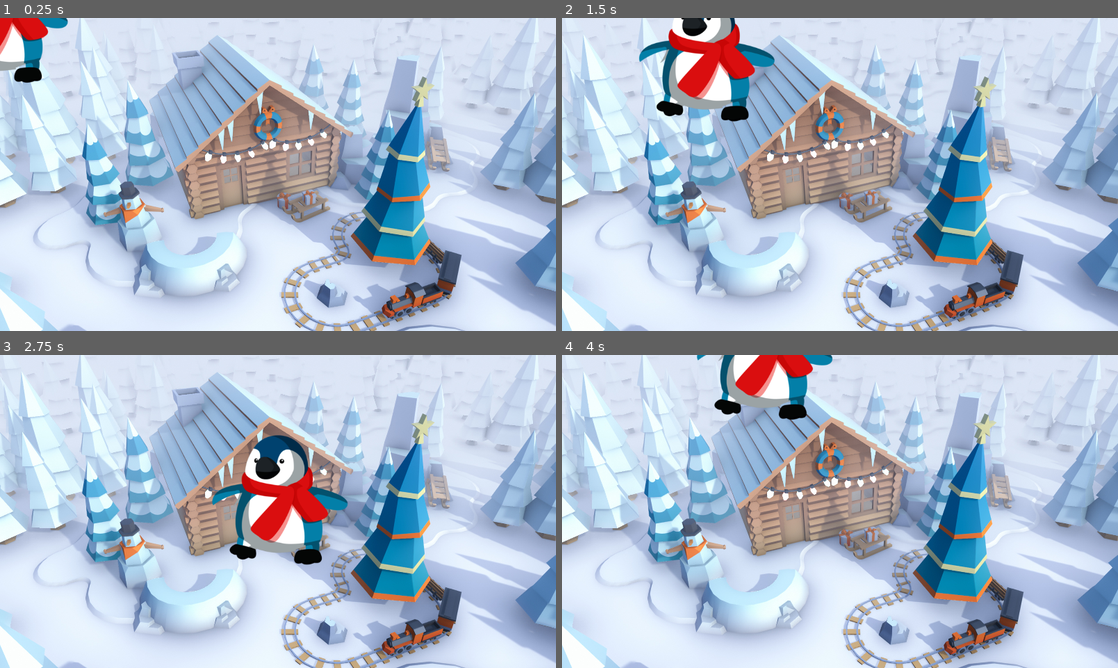
Above: before the commit, frames 1-4 (two rows, left to right).
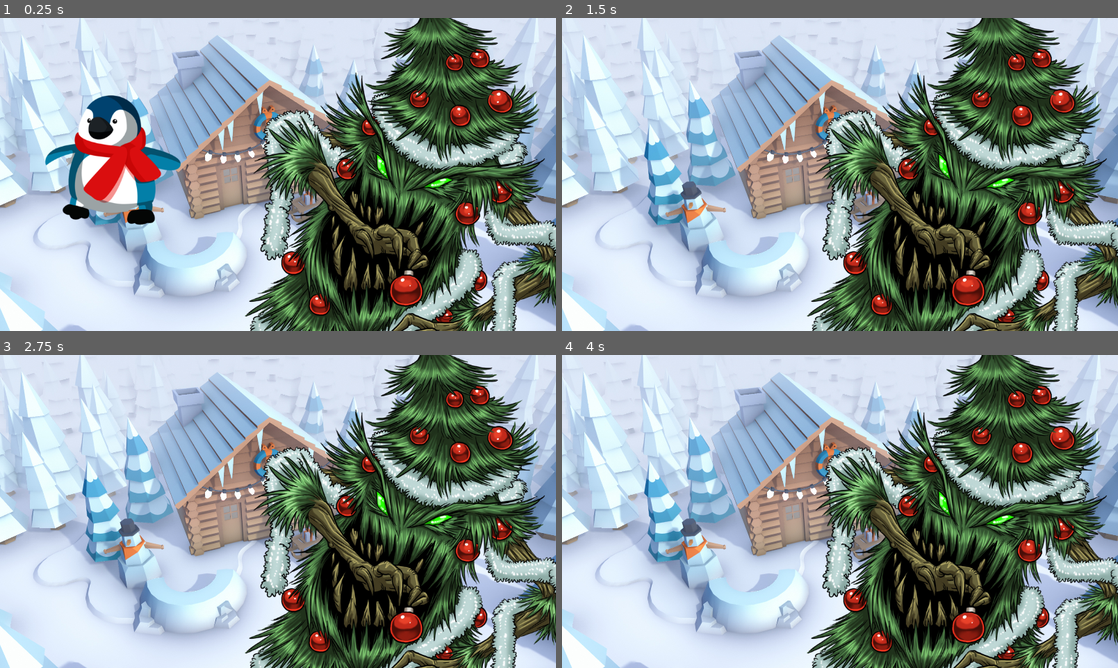
Above: after the commit, the same moments.

Repository: chloechen436/Chloe-Chen-Fall-FInal
Game: Godot game, scene res://world.tscn
Two runs of this game, one before a commit and one after it. Both use one fixed random seed, a clock stepped at 60 frames per second and the inputs below.
Inputs:
- Up to frame 1 (0.25 s): no input
- Up to frame 2 (1.5 s): tap Enter at 0.5 s; hold Right (move_right) 0.53-1.28 s; hold Down (move_down) from 1.28 s (still down)
- Up to frame 3 (2.75 s): release Down (move_down) at 2.03 s; hold Right (move_right) from 2.03 s (still down)
- Up to frame 4 (4 s): release Right (move_right) at 2.78 s; hold Up (move_up) 2.78-3.53 s; hold Left (move_left) from 3.53 s (still down)

The runs differ from the first frame. In frame 1, 45% of the frame differs, in the area x 0-100%, y 0-100%; in frame 2, 43%; in frame 3, 41%; in frame 4, 41%.

Commit message:
Collisions setup

Diff:
--- a/Player.gd
+++ b/Player.gd
@@ -23,3 +23,9 @@
 		velocity = velocity.normalized() * speed
 
 	position += velocity * delta
+
+
+
+
+func _on_body_entered(body):
+	hide()
--- a/enemy.tscn
+++ b/enemy.tscn
@@ -3,7 +3,7 @@
 [ext_resource type="Texture2D" uid="uid://clwpo83yorvtm" path="res://assets/enemy.png" id="1_dp7lq"]
 
 [sub_resource type="CircleShape2D" id="CircleShape2D_4d4yl"]
-radius = 448.001
+radius = 328.123
 
 [node name="Enemy" type="RigidBody2D"]
 gravity_scale = 2.66454e-15
--- a/player.tscn
+++ b/player.tscn
@@ -15,3 +15,5 @@
 [node name="CollisionShape2D" type="CollisionShape2D" parent="."]
 position = Vector2(-6, -0.5)
 shape = SubResource("RectangleShape2D_wjomm")
+
+[connection signal="body_entered" from="." to="." method="_on_body_entered"]
--- a/world.tscn
+++ b/world.tscn
@@ -1,7 +1,8 @@
-[gd_scene load_steps=3 format=3 uid="uid://duemjd0qhekrw"]
+[gd_scene load_steps=4 format=3 uid="uid://duemjd0qhekrw"]
 
 [ext_resource type="Texture2D" uid="uid://bwmny50vdxvr1" path="res://assets/wallpaperCabin.jpg" id="1_85gfb"]
 [ext_resource type="PackedScene" uid="uid://chdcs8s0rxagn" path="res://player.tscn" id="2_2qej4"]
+[ext_resource type="PackedScene" uid="uid://pd4keq6e1nt2" path="res://enemy.tscn" id="3_uleqg"]
 
 [node name="World" type="Node2D"]
 
@@ -11,3 +12,7 @@
 centered = false
 
 [node name="Player" parent="." instance=ExtResource("2_2qej4")]
+position = Vector2(234, 294)
+
+[node name="Enemy" parent="." instance=ExtResource("3_uleqg")]
+position = Vector2(846, 382)
